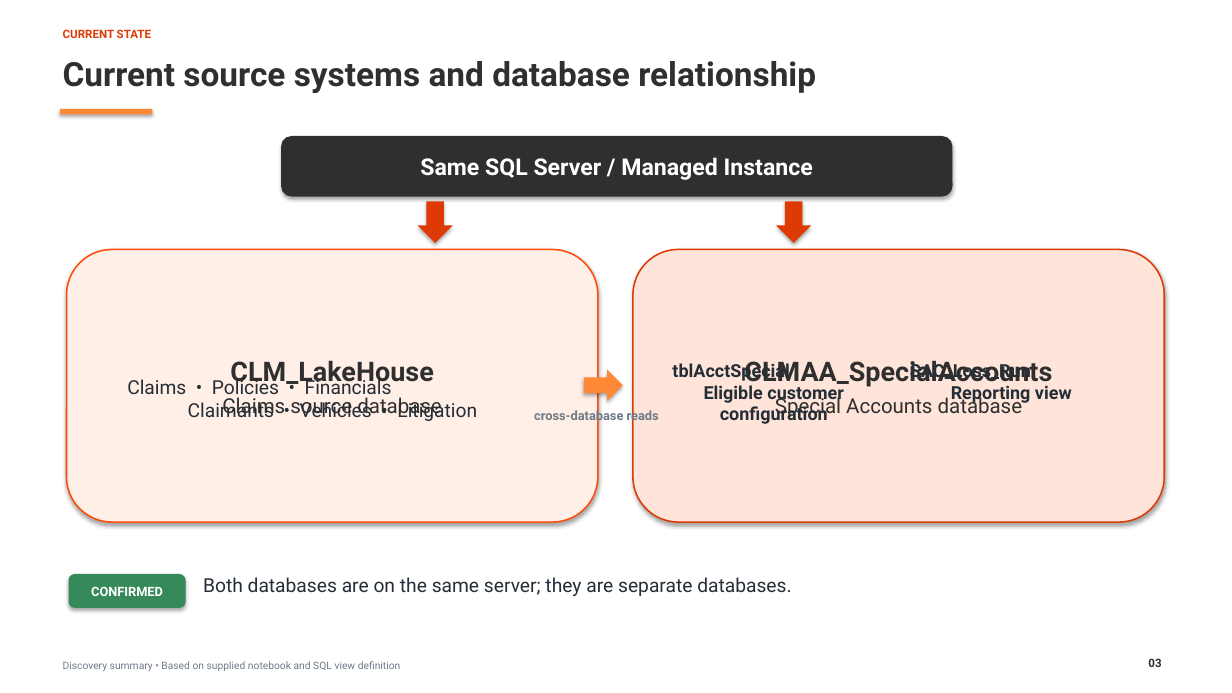
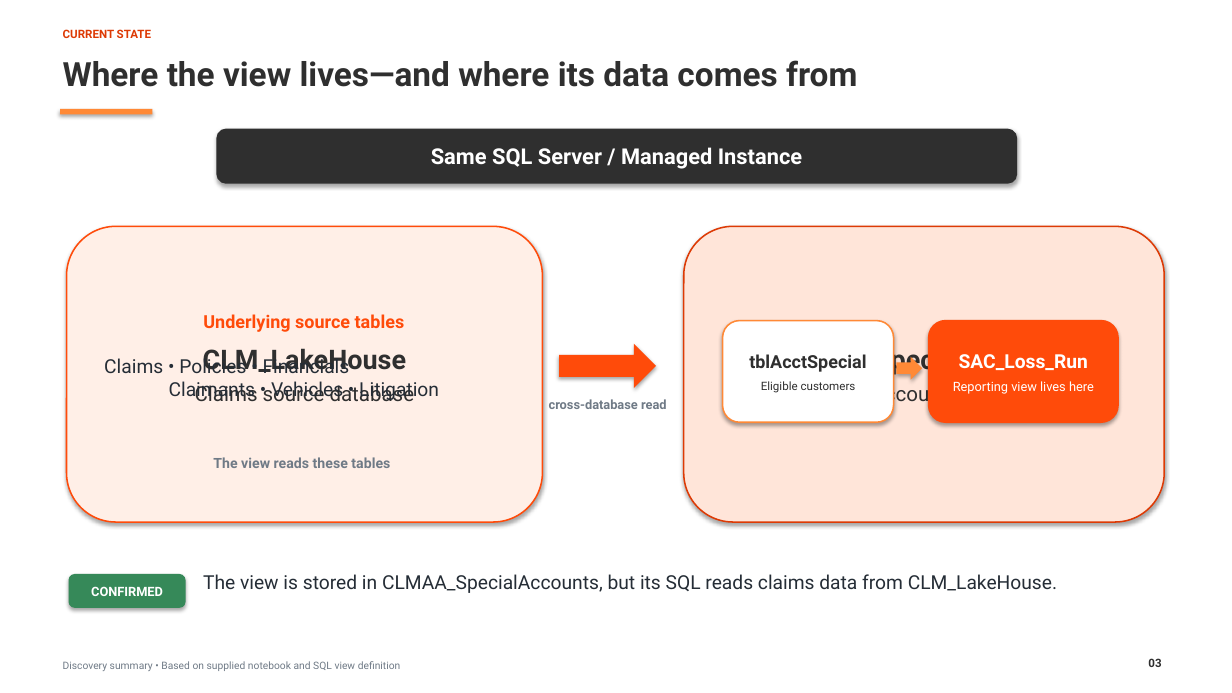
Before and after one commit to shubhambhandari29/AFFINITY, a slide deck: slide 3 of Loss_Run_Process_Understanding_and_Proposal.pptx. Drawn at 1232x693 pixels with LibreOffice and Linux fonts; fonts in the diff are those of the drawing. Boxes give left, top, right and bottom in pixels: in the first picture for what was removed or moved away, otherwise in the second. Text is boxed around its words. In the diff, an @@ line names an element or a change of style, - is before the commit and + after.

```diff
--- a/Loss_Run_Process_Understanding_and_Proposal.pptx
+++ b/Loss_Run_Process_Understanding_and_Proposal.pptx
@@ text at (63,60,857,87): text changed @@
-Current source systems and database relationship
+Where the view lives—and where its data comes from
@@ rounded rectangle "Same SQL Server / Managed ...": place and size @@
-rounded rectangle "Same SQL Server / Managed ..." at (282,137,952,196)
+rounded rectangle "Same SQL Server / Managed ..." at (217,129,1017,183)
@@ rounded rectangle "Same SQL Server / Managed ..." at (217,129,1017,183): size 18 to 17 pt @@
@@ down arrow removed at (418,201,453,243) @@
@@ down arrow removed at (776,201,811,243) @@
@@ rounded rectangle "CLM_LakeHouse": place and size @@
-rounded rectangle "CLM_LakeHouse" at (67,250,598,522)
+rounded rectangle "CLM_LakeHouse" at (67,226,543,522)
@@ rounded rectangle "CLMAA_SpecialAccounts": place and size @@
-rounded rectangle "CLMAA_SpecialAccounts" at (633,250,1165,522)
+rounded rectangle "CLMAA_SpecialAccounts" at (684,226,1165,522)
@@ text added at (203,314,405,332), 14 pt, text #FF4B0A, bold @@
+Underlying source tables
@@ rounded rectangle added at (723,321,894,422), fill #FFFFFF, outline #FF8936 1.2 pt, 9 pt, text #2F2F2F @@
+tblAcctSpecial
+Eligible customers
@@ rounded rectangle "SAC_Loss_Run": place and size @@
-rounded rectangle "SAC_Loss_Run" at (910,361,1072,404)
+rounded rectangle "SAC_Loss_Run" at (929,321,1118,422)
@@ rounded rectangle "SAC_Loss_Run" at (929,321,1118,422): vertical alignment top to middle; fill none to #FF4B0A; outline none to #FF4B0A 1.2 pt; shadow on @@
@@ text "Claims • Policies • Financials ..." rewrapped from (127,377,477,421) to (104,355,439,401) @@
@@ right arrow: place and size @@
-right arrow at (584,370,623,401)
+right arrow at (559,344,656,388)
@@ right arrow at (559,344,656,388): fill #FF8936 to #FF4B0A @@
@@ right arrow added at (897,357,922,380), fill #FF8936 @@
@@ text in rounded rectangle at (953,354,1094,394): text changed; size 14 to 10 pt; text colour #252D36 to #FFFFFF; bold off @@
-SAC_Loss_Run
-Reporting view
+SAC_Loss_Run
+Reporting view lives here
@@ text removed at (672,361,844,424) @@
-tblAcctSpecial
-Eligible customer configuration
@@ text at (549,399,667,409): text changed @@
-cross-database reads
+cross-database read
@@ text added at (213,457,390,468), 11 pt, text #6F7A86, bold @@
+The view reads these tables
@@ text removed at (203,577,791,596) @@
-Both databases are on the same server; they are separate databases.
@@ text added at (203,574,1057,593), 15 pt, text #252D36 @@
+The view is stored in CLMAA_SpecialAccounts, but its SQL reads claims data from CLM_LakeHouse.
```
Also in this commit, not shown: 4 other slides changed, 1 other file.
